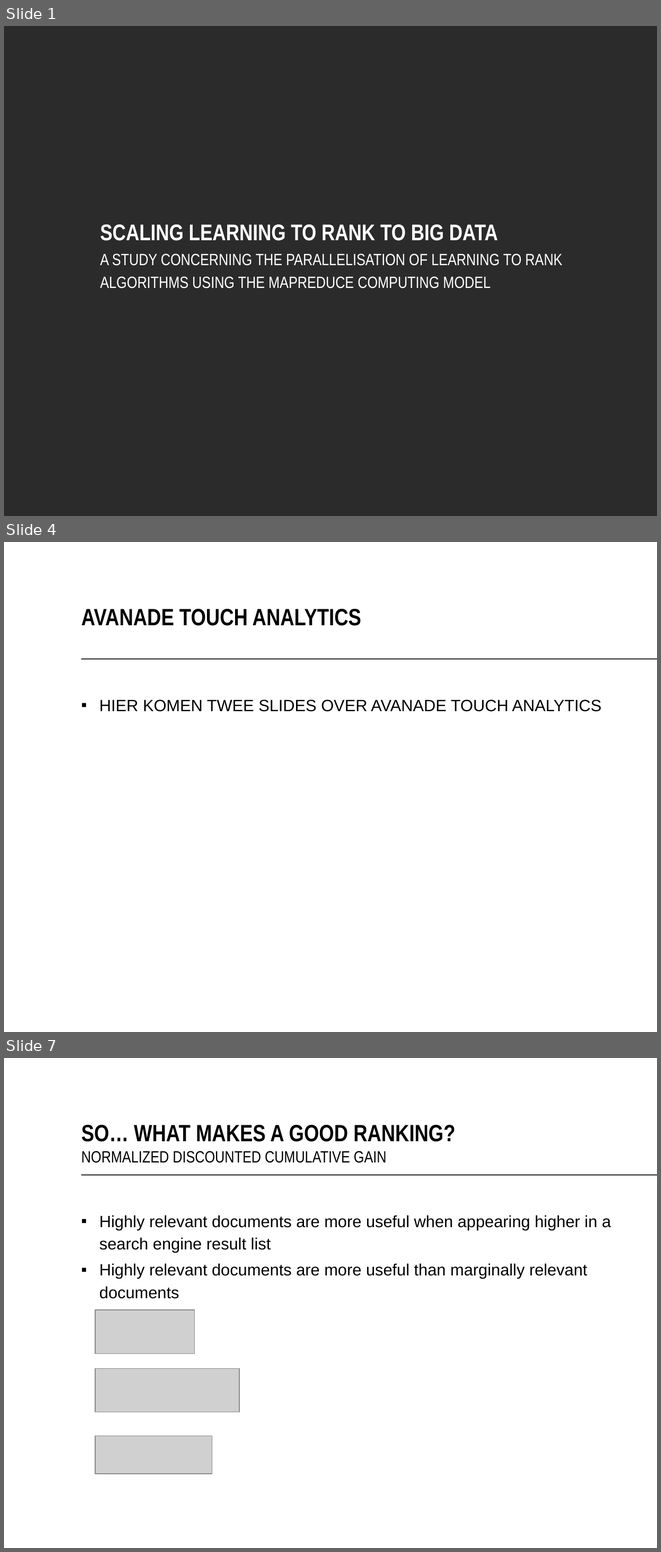
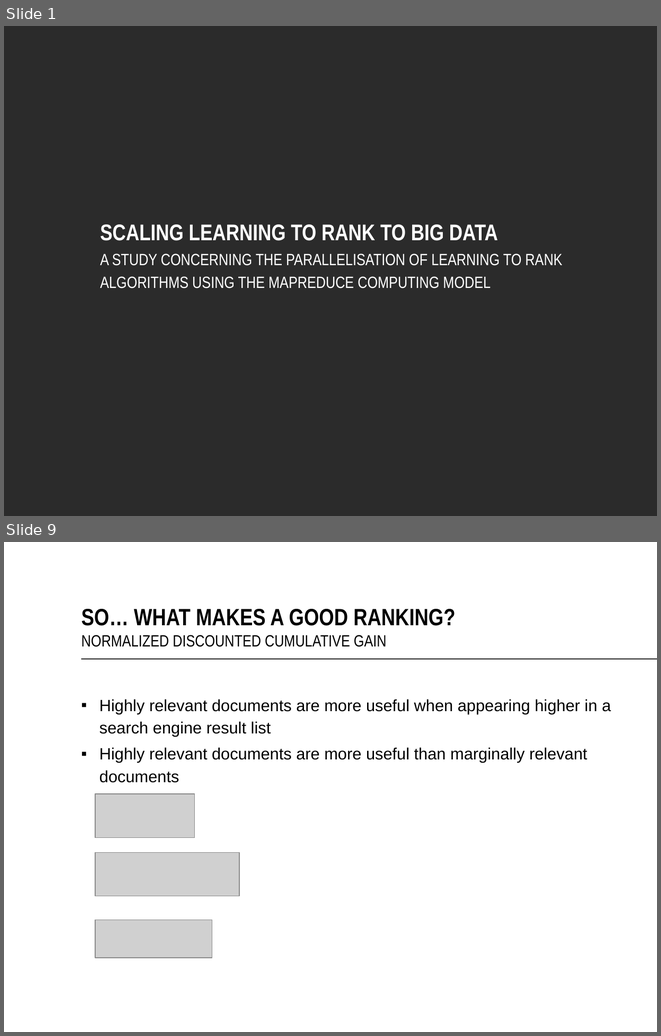
Before and after one commit to TaXxER/Afstuderen, a slide deck: presentation/Scaling Learning to Rank to Big data.pptx. Shown one above the other, each under a label of ours: slides 1, 4 and 7 before the commit, slides 1 and 9 after it; the slides between them are not shown. The pictures are 661x1552 and 661x1036 pixels, drawn with LibreOffice and Linux fonts; fonts in the diff are those of the drawing; grey boxes stand for pictures; background and template pictures are left out; a plain dark background stands for a picture behind light text. Boxes give left, top, right and bottom in pixels: in the first picture for what was removed or moved away, otherwise in the second. Text is boxed around its words. In the diff, an @@ line names an element or a change of style, - is before the commit and + after.

```diff
--- a/presentation/Scaling Learning to Rank to Big data.pptx
+++ b/presentation/Scaling Learning to Rank to Big data.pptx
@@ slide 4 removed at [4,542,657,1032], background #FFFFFF; not listed: 1 template element that a slide beside it also shows @@
@@ text removed at [81,609,361,626] @@
-AVANADE TOUCH ANALYTICS
@@ text removed at [99,699,602,712] @@
-▪ HIER KOMEN TWEE SLIDES OVER AVANADE TOUCH ANALYTICS
@@ what was slide 7 is now slide 9 @@
```
Also in this commit, not shown: 2 slides changed, 11 slides added, 1 other slide removed, 28 other files.
